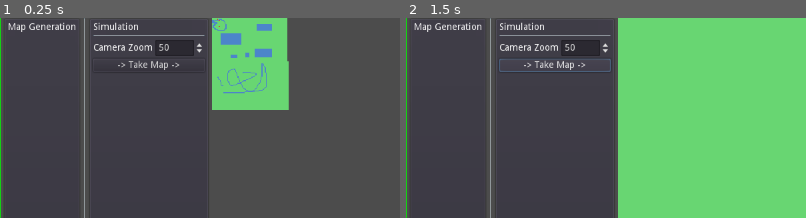
Above: before the commit, frames 1-2 (left to right).
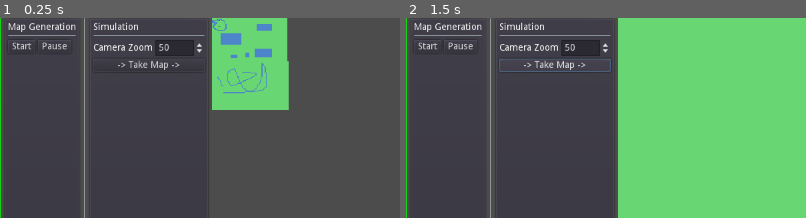
Above: after the commit, the same moments.

Repository: PSchlagnitweit/darwin_selection
Game: Godot game, scene res://scenes/Main.tscn
Same seed, same stepped clock (60 frames per second), same inputs: the game is played once before the commit and once after it.
Inputs (mouse positions are % of the whole screen's width and height, from its top left):
- Up to frame 1 (0.25 s): no input
- Up to frame 2 (1.5 s): click "-> Take Map ->" at 0.5 s; click (40, 7) at 1.25 s, where only the run after the commit has a clickable "Pause"
The pictures show only the part of the screen within x 33-83%, y 0-50%; the shares and areas given below are measured in that part.

The runs differ from the first frame. In frame 1, 0.3% of the frame differs, in the area x 2-55%, y 0-16%; in frame 2, 0.3%.

Commit message:
feat(food): Spawn Food on food tiles. Make food tiles darker

Diff:
--- /dev/null
+++ b/scenes/Food.tscn
@@ -0,0 +1,14 @@
+[gd_scene load_steps=3 format=2]
+
+[ext_resource path="res://assets/food.png" type="Texture" id=1]
+
+[sub_resource type="CircleShape2D" id=1]
+
+[node name="Food" type="Area2D"]
+
+[node name="Sprite" type="Sprite" parent="."]
+texture = ExtResource( 1 )
+
+[node name="CollisionShape2D" type="CollisionShape2D" parent="."]
+scale = Vector2( 3.3, 3.3 )
+shape = SubResource( 1 )
--- a/scenes/Main.tscn
+++ b/scenes/Main.tscn
@@ -42,6 +42,28 @@
 margin_right = 102.0
 margin_bottom = 14.0
 text = "Map Generation"
+
+[node name="HSeparator" type="HSeparator" parent="VBoxContainer/UI/MapGenUI/VBoxContainer"]
+margin_top = 18.0
+margin_right = 102.0
+margin_bottom = 22.0
+
+[node name="GridContainer" type="GridContainer" parent="VBoxContainer/UI/MapGenUI/VBoxContainer"]
+margin_top = 26.0
+margin_right = 102.0
+margin_bottom = 46.0
+columns = 2
+
+[node name="StartButton" type="Button" parent="VBoxContainer/UI/MapGenUI/VBoxContainer/GridContainer"]
+margin_right = 41.0
+margin_bottom = 20.0
+text = "Start"
+
+[node name="PauseButton" type="Button" parent="VBoxContainer/UI/MapGenUI/VBoxContainer/GridContainer"]
+margin_left = 45.0
+margin_right = 95.0
+margin_bottom = 20.0
+text = "Pause"
 
 [node name="VSeparator" type="VSeparator" parent="VBoxContainer/UI"]
 margin_left = 120.0
--- a/scenes/TileMap.tscn
+++ b/scenes/TileMap.tscn
@@ -18,11 +18,6 @@
 
 [sub_resource type="ConvexPolygonShape2D" id=4]
 points = PoolVector2Array( 0, 0, 64, 0, 64, 64, 0, 64 )
-
-[sub_resource type="NavigationPolygon" id=5]
-vertices = PoolVector2Array( 64, 64, 0, 64, 0, 0, 64, 0 )
-polygons = [ PoolIntArray( 0, 1, 2, 3 ) ]
-outlines = [ PoolVector2Array( 64, 64, 0, 64, 0, 0, 64, 0 ) ]
 
 [sub_resource type="TileSet" id=6]
 0/name = "tilemap.png 0"
@@ -82,21 +77,6 @@
 "shape_transform": Transform2D( 1, 0, 0, 1, 0, 0 )
 } ]
 2/z_index = 0
-3/name = "tilemap.png 3"
-3/texture = ExtResource( 1 )
-3/tex_offset = Vector2( 0, 0 )
-3/modulate = Color( 1, 1, 1, 1 )
-3/region = Rect2( 192, 0, 64, 64 )
-3/tile_mode = 0
-3/occluder_offset = Vector2( 0, 0 )
-3/navigation_offset = Vector2( 0, 0 )
-3/navigation = SubResource( 5 )
-3/shape_offset = Vector2( 0, 0 )
-3/shape_transform = Transform2D( 1, 0, 0, 1, 0, 0 )
-3/shape_one_way = false
-3/shape_one_way_margin = 0.0
-3/shapes = [  ]
-3/z_index = 0
 
 [node name="TileMap" type="TileMap"]
 tile_set = SubResource( 6 )
--- a/scripts/Simulation.gd
+++ b/scripts/Simulation.gd
@@ -5,6 +5,8 @@
 # 	1 Land
 # 	2 Water
 # 	3 Eaten Food
+
+var food_scene = preload("res://scenes/Food.tscn")
 
 func fillFromTexture(texture: Texture):
 	print("fillFromTexture")
@@ -17,6 +19,13 @@
 			var tile: int = -1
 			if col.r > 0:
 				tile = 0
+				var food: Node2D = food_scene.instance()
+
+				var pos: Vector2 = self.map_to_world(Vector2(x, y))
+				pos = pos + self.get_cell_size() / 2.0
+
+				food.set_position(pos)
+				add_child(food)
 			elif col.g > 0:
 				tile = 1
 			elif col.b > 0:
Binary file added: assets/food.png
Not shown, added: assets/food.png.import
Binary file changed: assets/tilemap.png
Not shown: 1 places in scenes/TileMap.tscn that only renumber resources
Not shown, removed: map-gen/assets/tilemap.kra
